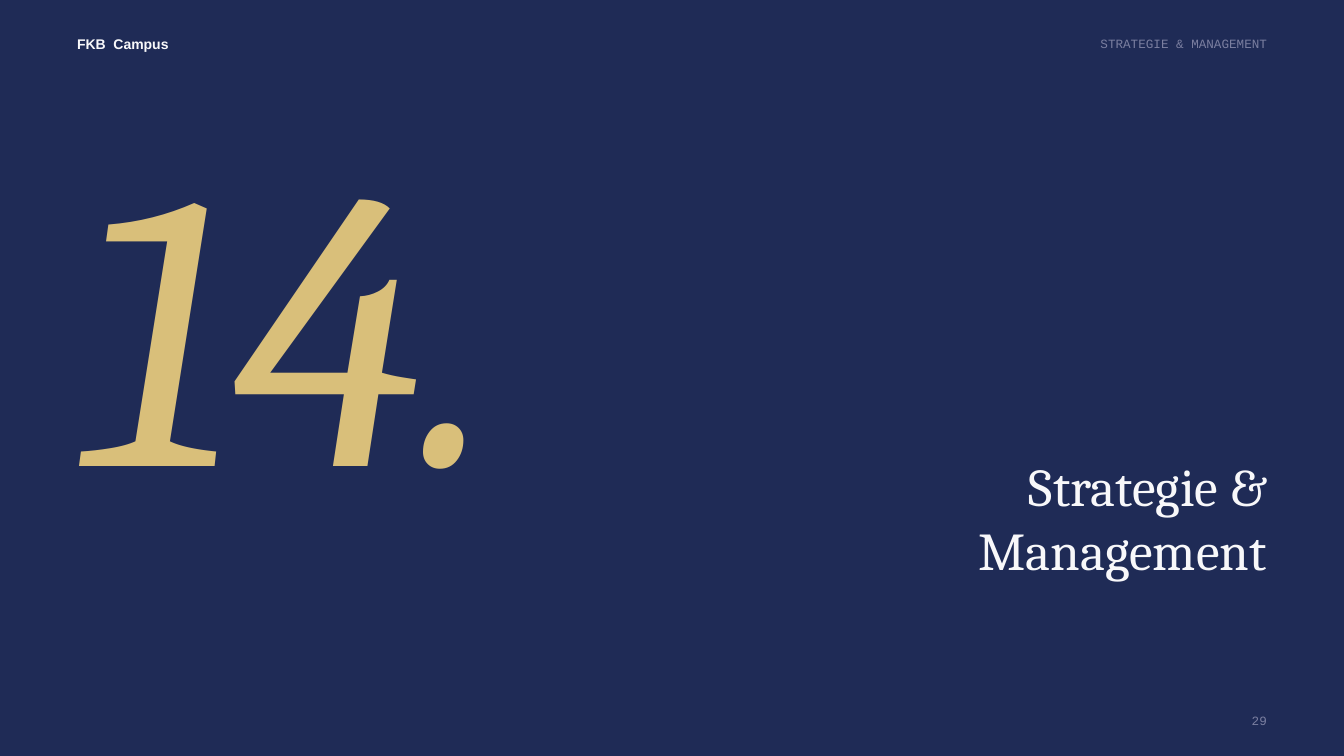
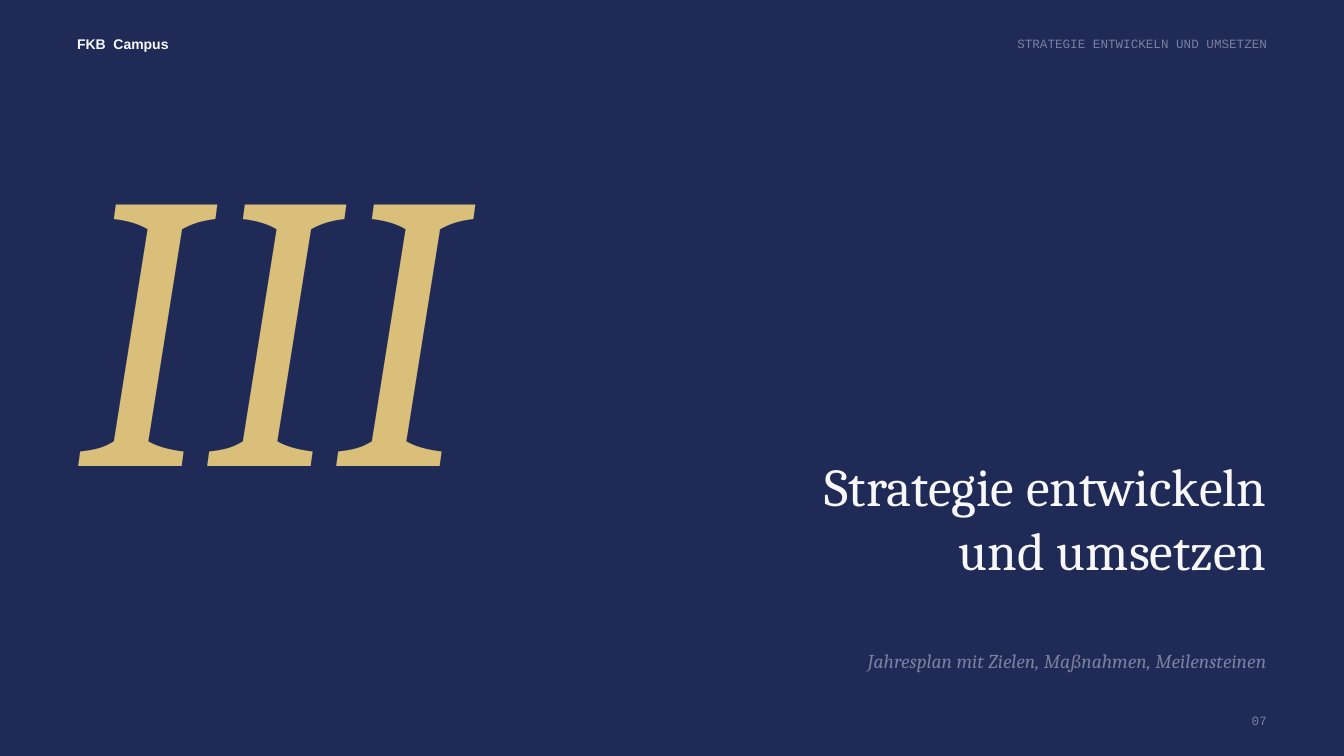
Before and after one commit to ck5rqc47pr-byte/firmenkundenakademie-online, a slide deck: slide 7 of public/downloads/praesentation/M15.pptx (slide 29 before the commit). Drawn at 1344x756 pixels with LibreOffice and Linux fonts; fonts in the diff are those of the drawing. Boxes give left, top, right and bottom in pixels: in the first picture for what was removed or moved away, otherwise in the second. Text is boxed around its words. In the diff, an @@ line names an element or a change of style, - is before the commit and + after.

```diff
--- a/public/downloads/praesentation/M15.pptx
+++ b/public/downloads/praesentation/M15.pptx
@@ text at (1017, 40, 1267, 48): text changed @@
-STRATEGIE & MANAGEMENT
+STRATEGIE ENTWICKELN UND UMSETZEN
@@ text at (77, 204, 465, 466): text changed @@
-14.
+III
@@ text at (825, 469, 1267, 571): text changed @@
-Strategie & Management
+Strategie entwickeln und umsetzen
@@ text added at (868, 654, 1266, 672), 14 pt, text #7B7FA0, italic @@
+Jahresplan mit Zielen, Maßnahmen, Meilensteinen
@@ text at (1252, 717, 1267, 725): text changed @@
-29
+07
```
Also in this commit, not shown: 3 other slides changed, 5 slides added, 25 slides removed, 42 other files.
